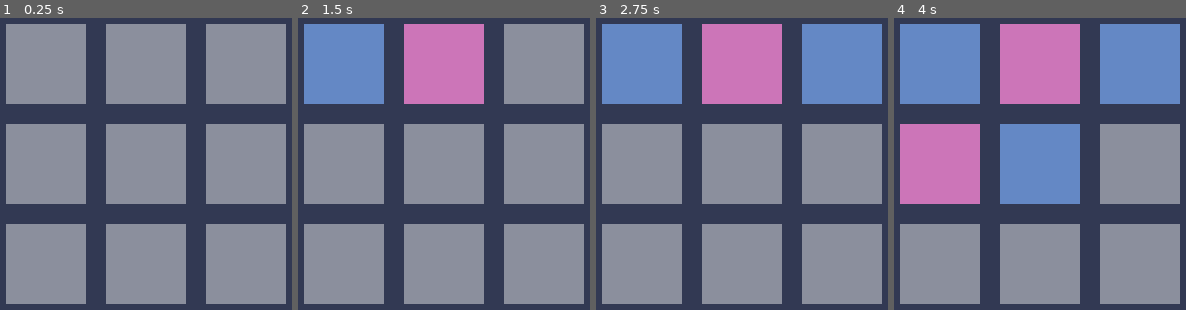
Above: before the commit, frames 1-4 (left to right).
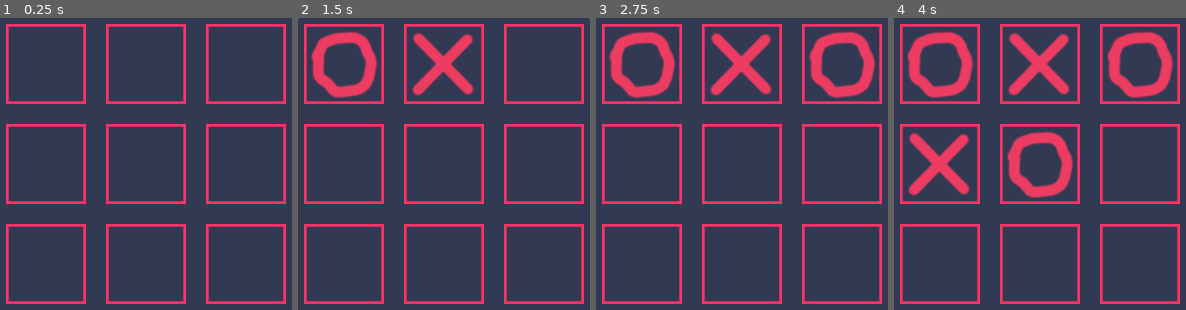
Above: after the commit, the same moments.

Repository: iCatOK/TicTacToeOnline
Game: Godot game, scene res://TicTacToeSession.tscn
Two runs of this game, one before a commit and one after it. Both use one fixed random seed, a clock stepped at 60 frames per second and the inputs below.
Inputs (mouse positions are in pixels of both pictures, inside the frame that each line leads up to):
- Up to frame 1 (0.25 s): no input
- Up to frame 2 (1.5 s): tap Enter at 0.5 s; move the mouse to (344, 64) at 0.52 s; click (344, 64) at 0.67 s; tap Space at 1.25 s; move the mouse to (444, 64) at 1.27 s; click (444, 64) at 1.42 s
- Up to frame 3 (2.75 s): tap Enter at 2 s; move the mouse to (841, 64) at 2.02 s; click (841, 64) at 2.17 s
- Up to frame 4 (4 s): tap Space at 2.75 s; move the mouse to (940, 164) at 2.77 s; click (940, 164) at 2.92 s; tap Enter at 3.5 s; move the mouse to (1040, 164) at 3.52 s; click (1040, 164) at 3.67 s

The runs differ from the first frame. In frame 1, 68% of the frame differs, in the area x 2-98%, y 2-98%; in frame 2, 68%; in frame 3, 68%; in frame 4, 68%.

Commit message:
update visuals

Diff:
--- a/Cell.gd
+++ b/Cell.gd
@@ -1,36 +1,20 @@
-extends ColorRect
+extends Control
 class_name Cell
 
-@export var ocuppied_cell_color_first: Color
-@export var ocuppied_cell_color_second: Color
-@export var free_cell_color: Color
 @export var row: int = 0
 @export var col: int = 0
+
+@onready var marker = $TextureMarker
 
 var is_occupied: bool = false
 
 signal cell_ocuppied(cell: Cell)
 
-# Called when the node enters the scene tree for the first time.
-func _ready():
-	pass # Replace with function body.
 
+func change_cell_state(player_identifier: String):
+	is_occupied = true
+	marker.change_cell_state(player_identifier)
 
-# Called every frame. 'delta' is the elapsed time since the previous frame.
-func _process(delta):
-	pass
-
-# Changes cell state. It is assumed that there is two players with certain ids.
-func change_cell_state(player_identifier: String):
-	var new_color: Color
-	if player_identifier == Utils.FIRST_PLAYER_ID:
-		new_color = ocuppied_cell_color_first
-	elif player_identifier == Utils.SECOND_PLAYER_ID:
-		new_color = ocuppied_cell_color_second
-	else:
-		push_error("Unexpected player id occured: %s" % player_identifier)
-	is_occupied = true
-	self.color = new_color
 
 # Emmit signal and set itself if pressed
 func _on_gui_input(event: InputEvent):
--- a/Cell.tscn
+++ b/Cell.tscn
@@ -1,13 +1,28 @@
-[gd_scene load_steps=2 format=3 uid="uid://dcy4xl1r3ijt0"]
+[gd_scene load_steps=6 format=3 uid="uid://bbjci7hhph6cn"]
 
 [ext_resource type="Script" path="res://Cell.gd" id="1_pmxti"]
+[ext_resource type="PackedScene" uid="uid://emlyughywyod" path="res://TextureMarker.tscn" id="2_3xhvs"]
+[ext_resource type="Texture2D" uid="uid://cfldidmssd48l" path="res://res/circle.png" id="2_cj5nl"]
+[ext_resource type="Texture2D" uid="uid://bqkbjbvu500os" path="res://res/cross.png" id="4_f86p2"]
+[ext_resource type="Texture2D" uid="uid://dlmaf3jhm1dxm" path="res://res/free.png" id="5_71b8g"]
 
-[node name="Cell" type="ColorRect"]
+[node name="Cell" type="Control"]
 custom_minimum_size = Vector2(80, 80)
-color = Color(0.545098, 0.560784, 0.615686, 1)
+layout_mode = 3
+anchors_preset = 0
+size_flags_horizontal = 4
+size_flags_vertical = 4
 script = ExtResource("1_pmxti")
-ocuppied_cell_color_first = Color(0.392157, 0.533333, 0.772549, 1)
-ocuppied_cell_color_second = Color(0.8, 0.458824, 0.721569, 1)
-free_cell_color = Color(0.541176, 0.556863, 0.611765, 1)
+
+[node name="TextureMarker" parent="." instance=ExtResource("2_3xhvs")]
+layout_mode = 0
+anchors_preset = 0
+anchor_right = 0.0
+anchor_bottom = 0.0
+grow_horizontal = 1
+grow_vertical = 1
+ocuppied_cell_texture_first = ExtResource("2_cj5nl")
+ocuppied_cell_texture_second = ExtResource("4_f86p2")
+free_cell_texture = ExtResource("5_71b8g")
 
 [connection signal="gui_input" from="." to="." method="_on_gui_input"]
--- /dev/null
+++ b/ColorMarker.gd
@@ -0,0 +1,22 @@
+extends ColorRect
+class_name ColorMarker
+
+@export var ocuppied_cell_color_first: Color
+@export var ocuppied_cell_color_second: Color
+@export var free_cell_color: Color
+
+# Changes cell state. It is assumed that there is two players with certain ids.
+func change_cell_state(player_identifier: String):
+	var new_state: Color
+	if player_identifier == Utils.FIRST_PLAYER_ID:
+		new_state = ocuppied_cell_color_first
+	elif player_identifier == Utils.SECOND_PLAYER_ID:
+		new_state = ocuppied_cell_color_second
+	else:
+		push_error("Unexpected player id occured: %s" % player_identifier)
+	self.color = new_state
+
+
+# Called when the node enters the scene tree for the first time.
+func _ready():
+	self.color = free_cell_color
--- /dev/null
+++ b/ColorMarker.tscn
@@ -0,0 +1,11 @@
+[gd_scene load_steps=2 format=3 uid="uid://c77vet6paoxfx"]
+
+[ext_resource type="Script" path="res://ColorMarker.gd" id="1_jfgis"]
+
+[node name="ColorMarker" type="ColorRect"]
+anchors_preset = 15
+anchor_right = 1.0
+anchor_bottom = 1.0
+grow_horizontal = 2
+grow_vertical = 2
+script = ExtResource("1_jfgis")
--- /dev/null
+++ b/TextureMarker.gd
@@ -0,0 +1,21 @@
+extends TextureRect
+class_name TextureMarker
+
+@export var ocuppied_cell_texture_first: Texture
+@export var ocuppied_cell_texture_second: Texture
+@export var free_cell_texture: Texture
+
+# Changes cell state. It is assumed that there is two players with certain ids.
+func change_cell_state(player_identifier: String):
+	var new_state: Texture
+	if player_identifier == Utils.FIRST_PLAYER_ID:
+		new_state = ocuppied_cell_texture_first
+	elif player_identifier == Utils.SECOND_PLAYER_ID:
+		new_state = ocuppied_cell_texture_second
+	else:
+		push_error("Unexpected player id occured: %s" % player_identifier)
+	self.texture = new_state
+
+# Called when the node enters the scene tree for the first time.
+func _ready():
+	self.texture = free_cell_texture
--- /dev/null
+++ b/TextureMarker.tscn
@@ -0,0 +1,13 @@
+[gd_scene load_steps=3 format=3 uid="uid://emlyughywyod"]
+
+[ext_resource type="Texture2D" uid="uid://cfldidmssd48l" path="res://res/circle.png" id="1_x5s2t"]
+[ext_resource type="Script" path="res://TextureMarker.gd" id="2_dyhrr"]
+
+[node name="TextureRect" type="TextureRect"]
+anchors_preset = 15
+anchor_right = 1.0
+anchor_bottom = 1.0
+grow_horizontal = 2
+grow_vertical = 2
+texture = ExtResource("1_x5s2t")
+script = ExtResource("2_dyhrr")
--- a/TicTacToeSession.tscn
+++ b/TicTacToeSession.tscn
@@ -12,7 +12,7 @@
 grow_vertical = 2
 script = ExtResource("1_bqtxw")
 
-[node name="ColorRect" type="ColorRect" parent="."]
+[node name="BG" type="ColorRect" parent="."]
 layout_mode = 1
 anchors_preset = 15
 anchor_right = 1.0
Not shown: 1 places in TicTacToeSession.tscn that only renumber resources
Binary file added: res/circle.png
Not shown, added: res/circle.png.import
Binary file added: res/cross.png
Not shown, added: res/cross.png.import
Binary file added: res/free.png
Not shown, added: res/free.png.import
